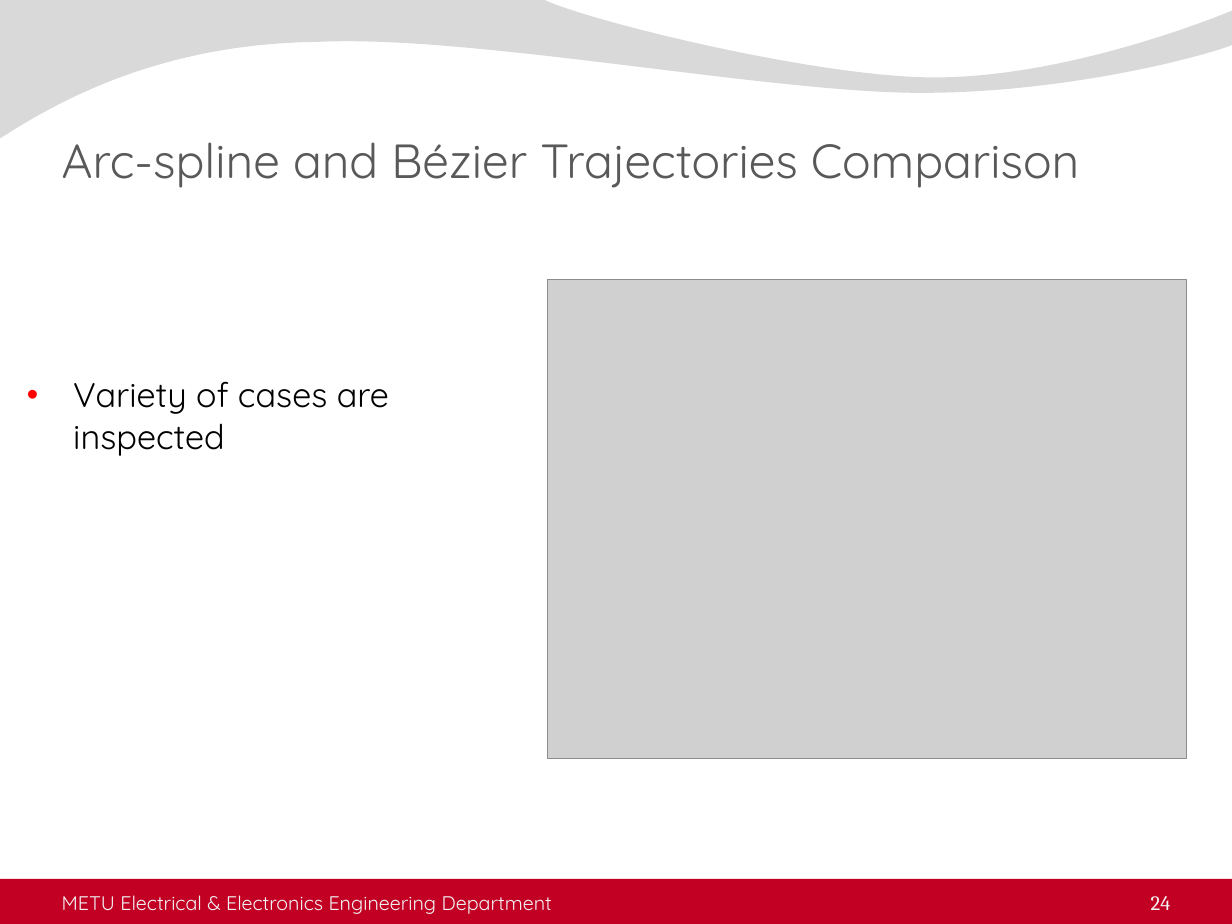
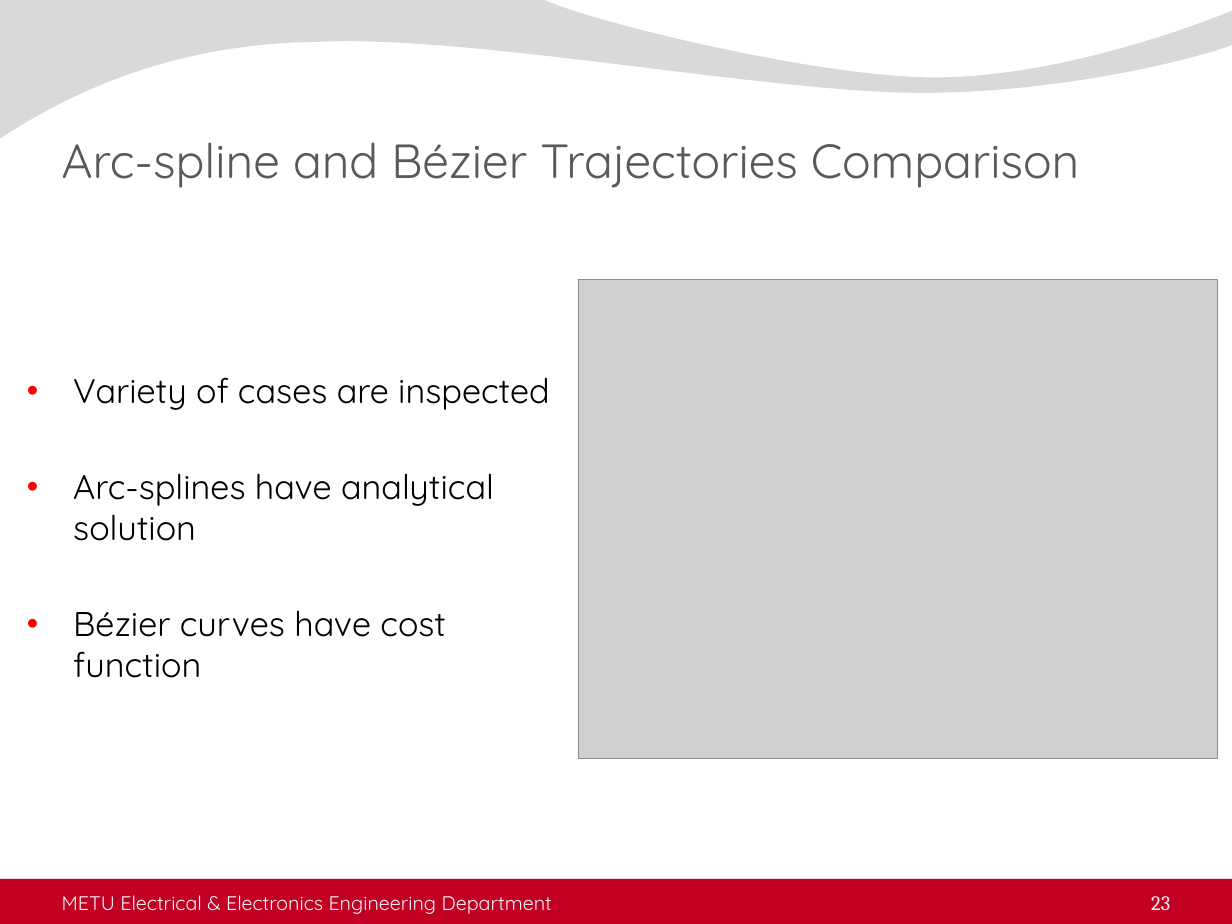
Before and after one commit to AtakanQ/thesis, a slide deck: slide 23 of thesisDefense.pptx (slide 24 before the commit). Drawn at 1232x924 pixels with LibreOffice and Linux fonts; fonts in the diff are those of the drawing; grey boxes stand for pictures; background and template pictures are left out. Boxes give left, top, right and bottom in pixels: in the first picture for what was removed or moved away, otherwise in the second. Text is boxed around its words. In the diff, an @@ line names an element or a change of style, - is before the commit and + after.

```diff
--- a/thesisDefense.pptx
+++ b/thesisDefense.pptx
@@ picture: place and size @@
-picture at (548,280,1186,759)
+picture at (579,280,1217,759)
@@ text at (73,473,494,678): paragraphs added @@
+• Arc-splines have analytical solution
+• Bézier curves have cost function
@@ page number at (1151,896,1170,910): text changed @@
-24
+23
```
Also in this commit, not shown: 5 other slides changed, 1 slide added, 2 slides removed.
